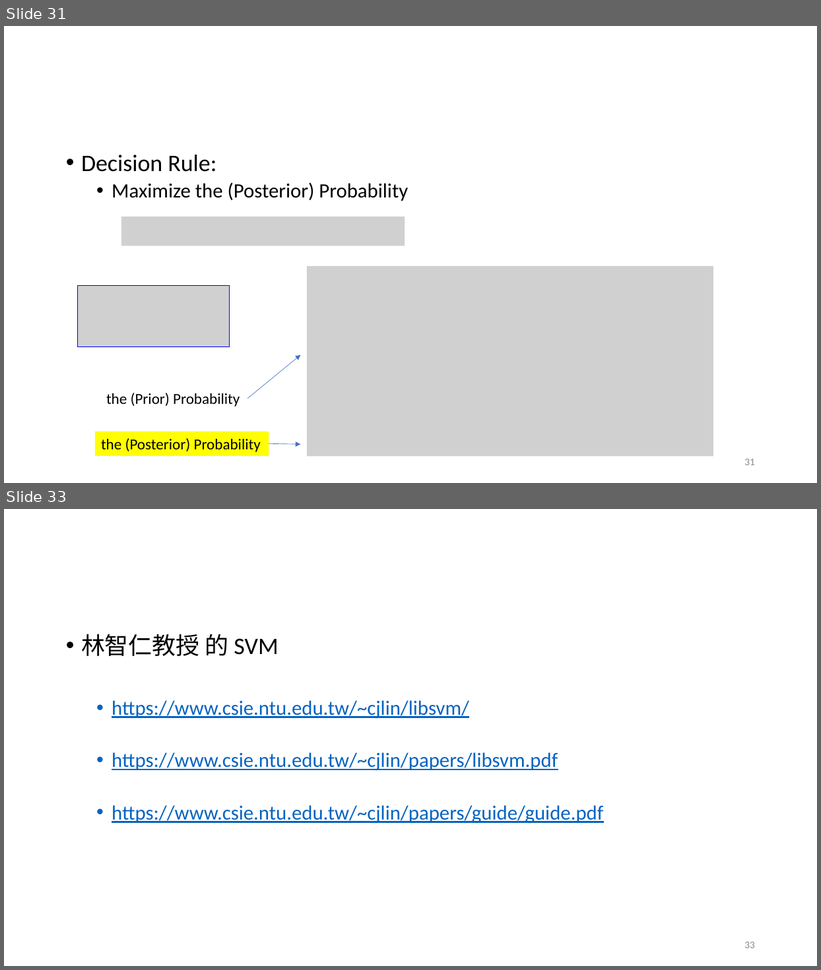
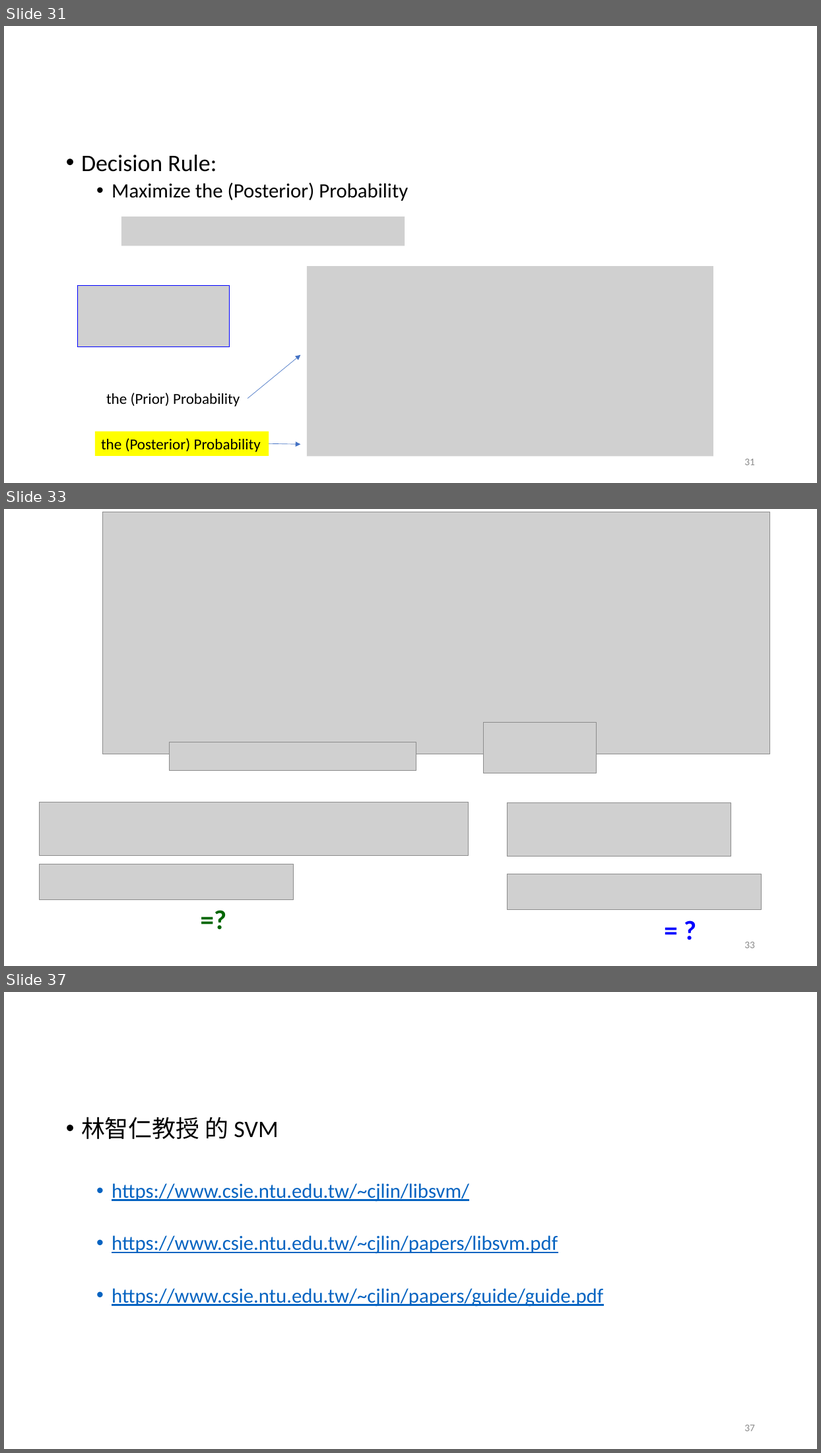
Before and after one commit to renyuanL/_ryTeach2018, a slide deck: _Notes/03_Ch03.pptx. Shown one above the other, each under a label of ours: slides 31 and 33 before the commit, slides 31, 33 and 37 after it; the slides between them are not shown. The pictures are 821x970 and 821x1453 pixels, drawn with LibreOffice and Linux fonts; fonts in the diff are those of the drawing; grey boxes stand for pictures. Boxes give left, top, right and bottom in pixels: in the first picture for what was removed or moved away, otherwise in the second. Text is boxed around its words. In the diff, an @@ line names an element or a change of style, - is before the commit and + after.

```diff
--- a/_Notes/03_Ch03.pptx
+++ b/_Notes/03_Ch03.pptx
@@ slide 33 added at (4, 509, 817, 966), background #FFFFFF @@
@@ picture added at (103, 512, 771, 755) @@
@@ picture added at (483, 722, 596, 774) @@
@@ picture added at (170, 742, 416, 770) @@
@@ picture added at (40, 803, 469, 856) @@
@@ picture added at (507, 803, 731, 857) @@
@@ picture added at (40, 864, 294, 900) @@
@@ picture added at (507, 875, 762, 910) @@
@@ text added at (194, 900, 233, 939), 32 pt, text #006600, bold @@
+=?
@@ text added at (659, 910, 704, 949), 32 pt, text #0000FF, bold @@
+= ?
@@ page number added at (745, 942, 755, 949), 12 pt, text #8C8C8C @@
+33
@@ what was slide 33 is now slide 37 @@
@@ page number at (745, 1425, 755, 1432): text changed @@
-33
+37
```
Also in this commit, not shown: 2 slides changed, 8 other slides added, 1 slide removed, 3 other files.
